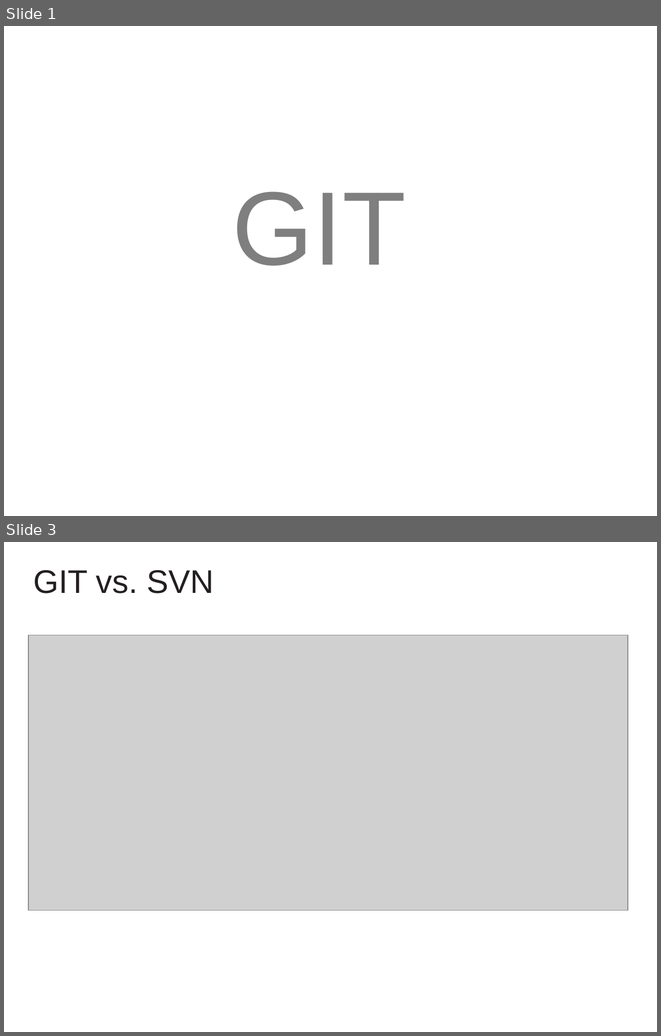
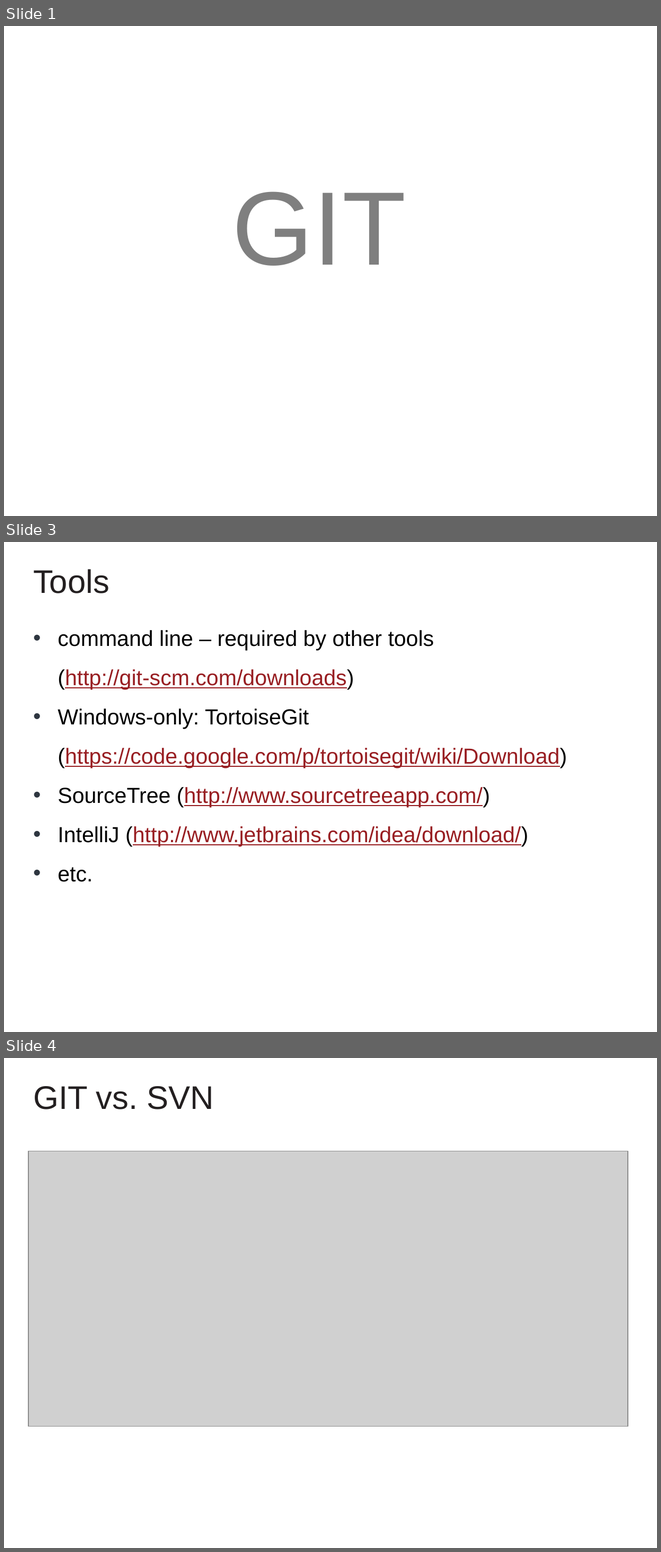
Before and after one commit to cvmocanu/git-presentation, a slide deck: GIT Presentation.pptx. Shown one above the other, each under a label of ours: slides 1 and 3 before the commit, slides 1, 3 and 4 after it; the slides between them are not shown. The pictures are 661x1036 and 661x1552 pixels, drawn with LibreOffice and Linux fonts; fonts in the diff are those of the drawing; grey boxes stand for pictures; background and template pictures are left out. Boxes give left, top, right and bottom in pixels: in the first picture for what was removed or moved away, otherwise in the second. Text is boxed around its words. In the diff, an @@ line names an element or a change of style, - is before the commit and + after.

Commit message:
added slide on tools

```diff
--- a/GIT Presentation.pptx
+++ b/GIT Presentation.pptx
@@ slide 3 added at [4, 542, 657, 1032], background #FFFFFF @@
@@ text added at [33, 569, 109, 593], 36 pt, text #231F20 @@
+Tools
@@ text added at [58, 630, 567, 882], 24 pt, text #981E22, underline @@
+• command line – required by other tools (http://git-scm.com/downloads)
+• Windows-only: TortoiseGit (https://code.google.com/p/tortoisegit/wiki/Download)
+• SourceTree (http://www.sourcetreeapp.com/)
+• IntelliJ (http://www.jetbrains.com/idea/download/)
+• etc.
@@ what was slide 3 is now slide 4 @@
```
Also in this commit, not shown: 1 slide changed.
